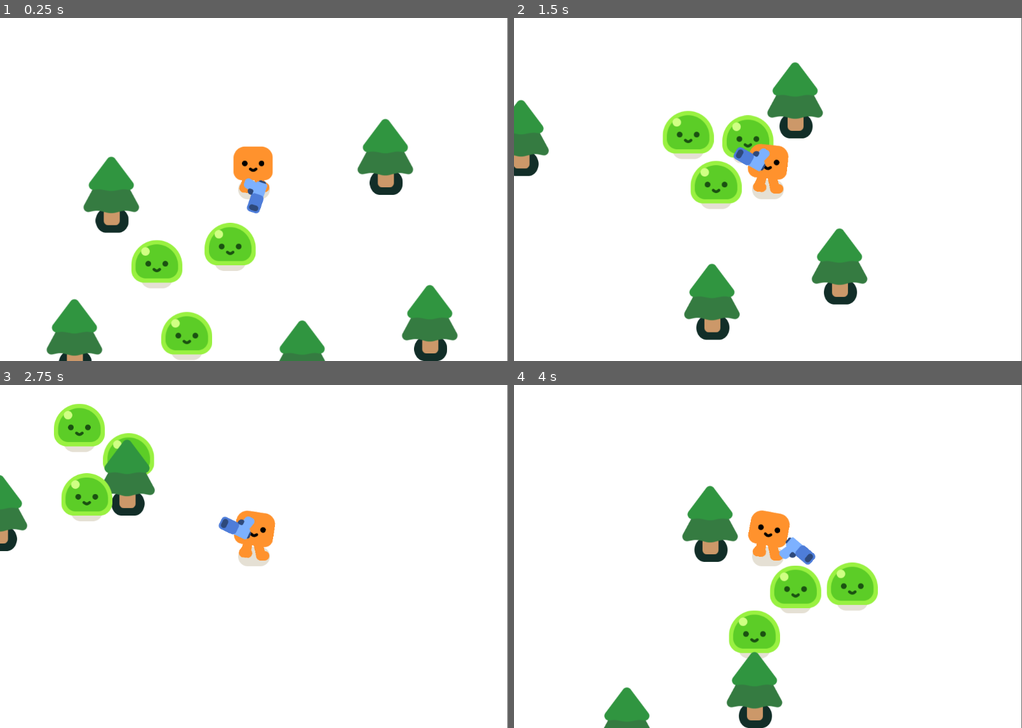
Above: before the commit, frames 1-4 (two rows, left to right).
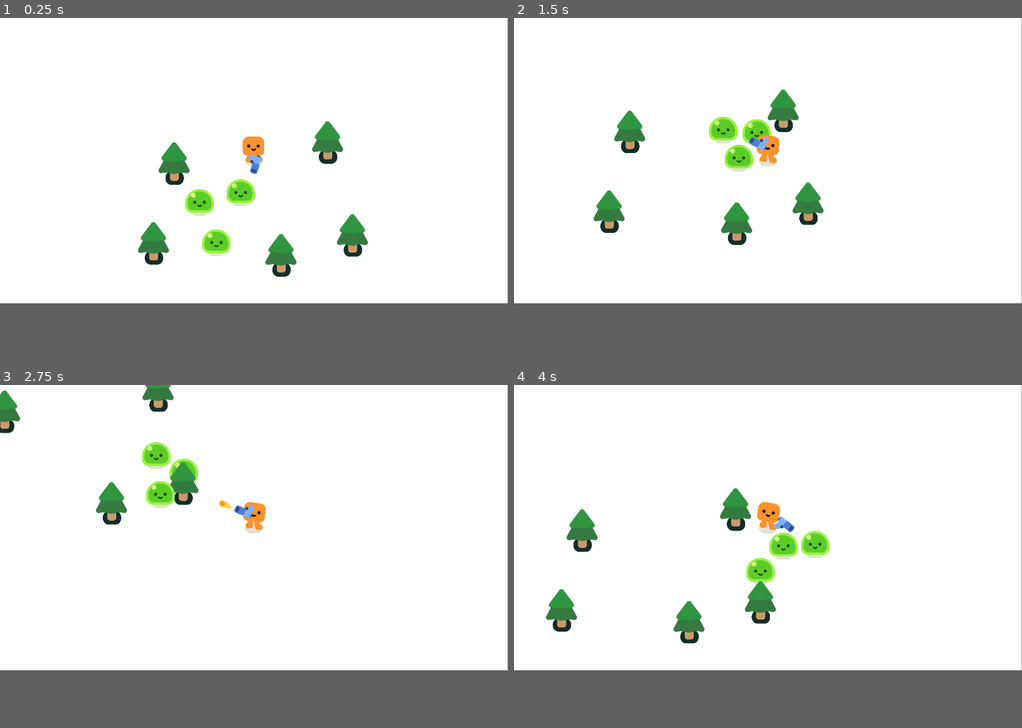
Above: after the commit, the same moments.

Repository: TranQuocNghiaGameMaker/Vampire-Survivor-In-GODOT
Game: Godot game, scene res://Scenes/Survival Game.tscn
Two runs of this game, one before a commit and one after it. Both use one fixed random seed, a clock stepped at 60 frames per second and the inputs below.
Inputs:
- Up to frame 1 (0.25 s): no input
- Up to frame 2 (1.5 s): hold Right (move_right) 0.53-1.28 s; hold Down (move_down) from 1.28 s (still down)
- Up to frame 3 (2.75 s): release Down (move_down) at 2.03 s; hold Right (move_right) from 2.03 s (still down)
- Up to frame 4 (4 s): release Right (move_right) at 2.78 s; hold Up (move_up) 2.78-3.53 s; hold Left (move_left) from 3.53 s (still down)
In our replay, the window is 800x541 before the commit and 800x450 after it. These sizes can differ from the game's own. Grey fills any space a smaller window leaves; there, only what the larger window draws over its background counts as a difference.

The runs differ from the first frame. In frame 1, 14% of the frame differs, in the area x 9-100%, y 0-100%; in frame 2, 12%; in frame 3, 8.3%; in frame 4, 11%.

Commit message:
+[NghiaTQ] Set up shooting mechanic

Diff:
--- /dev/null
+++ b/Bullet.gd
@@ -0,0 +1,17 @@
+extends Area2D
+
+var travelled_distance = 0
+const SPEED = 1000
+const RANGE = 1200
+func _physics_process(delta):
+	var direction = Vector2.RIGHT.rotated(rotation)
+	position += direction * SPEED * delta
+	travelled_distance += SPEED * delta
+	if(travelled_distance >= RANGE):
+		queue_free()
+
+
+func _on_body_entered(body):
+	queue_free()
+	if body.has_method("take_damage"):
+		body.take_damage()
--- /dev/null
+++ b/Scenes/Bullet.tscn
@@ -0,0 +1,23 @@
+[gd_scene load_steps=4 format=3 uid="uid://dn0eacdn4iebi"]
+
+[ext_resource type="Script" path="res://Bullet.gd" id="1_6bwws"]
+[ext_resource type="Texture2D" uid="uid://dftkbqwsfd68r" path="res://pistol/projectile.png" id="2_ko885"]
+
+[sub_resource type="CircleShape2D" id="CircleShape2D_125si"]
+radius = 19.0263
+
+[node name="Bullet" type="Area2D"]
+top_level = true
+collision_layer = 0
+collision_mask = 3
+script = ExtResource("1_6bwws")
+
+[node name="Projectile" type="Sprite2D" parent="."]
+position = Vector2(-4, -1)
+texture = ExtResource("2_ko885")
+
+[node name="CollisionShape2D" type="CollisionShape2D" parent="."]
+position = Vector2(6, 0)
+shape = SubResource("CircleShape2D_125si")
+
+[connection signal="body_entered" from="." to="." method="_on_body_entered"]
--- a/Scenes/Survival Game.tscn
+++ b/Scenes/Survival Game.tscn
@@ -12,8 +12,8 @@
 
 [node name="ColorRect" type="ColorRect" parent="CanvasLayer"]
 offset_left = -1.0
-offset_right = 1074.0
-offset_bottom = 727.0
+offset_right = 1919.0
+offset_bottom = 1080.0
 
 [node name="pine_tree" parent="." instance=ExtResource("2_totqp")]
 position = Vector2(278, 238)
--- a/Scenes/gun.tscn
+++ b/Scenes/gun.tscn
@@ -20,5 +20,12 @@
 position = Vector2(58, 1)
 texture = ExtResource("1_mwnqg")
 
-[node name="Shooting Point" type="Marker2D" parent="Weapon Pivot/Pistol"]
+[node name="ShootingPoint" type="Marker2D" parent="Weapon Pivot/Pistol"]
+unique_name_in_owner = true
 position = Vector2(27, -10)
+
+[node name="Timer" type="Timer" parent="."]
+wait_time = 0.3
+autostart = true
+
+[connection signal="timeout" from="Timer" to="." method="_on_timer_timeout"]
--- a/Scripts/gun.gd
+++ b/Scripts/gun.gd
@@ -1,7 +1,19 @@
 extends Area2D
-
+var BULLET
+func _ready():
+	BULLET = preload("res://Scenes/Bullet.tscn")
 func _physics_process(delta):
 	var enemies = get_overlapping_bodies()
 	if enemies.size() > 0:
 		var target = enemies[0]
 		look_at(target.global_position)
+
+func Shoot():
+	var new_bullet = BULLET.instantiate()
+	new_bullet.global_position = %ShootingPoint.global_position
+	new_bullet.global_rotation = %ShootingPoint.global_rotation
+	%ShootingPoint.add_child(new_bullet)
+
+
+func _on_timer_timeout():
+	Shoot()
--- a/project.godot
+++ b/project.godot
@@ -81,8 +81,8 @@
 
 [display]
 
-window/size/viewport_width=1075
-window/size/viewport_height=727
+window/size/viewport_width=1920
+window/size/viewport_height=1080
 window/stretch/mode="viewport"
 
 [dotnet]
@@ -91,7 +91,7 @@
 
 [editor_plugins]
 
-enabled=PackedStringArray("res://addons/colorpicker_presets/plugin.cfg", "res://addons/godot4-camera-preview/plugin.cfg")
+enabled=PackedStringArray("res://addons/colorpicker_presets/plugin.cfg")
 
 [input]
 
Not shown, added: Bul940C.tmp
